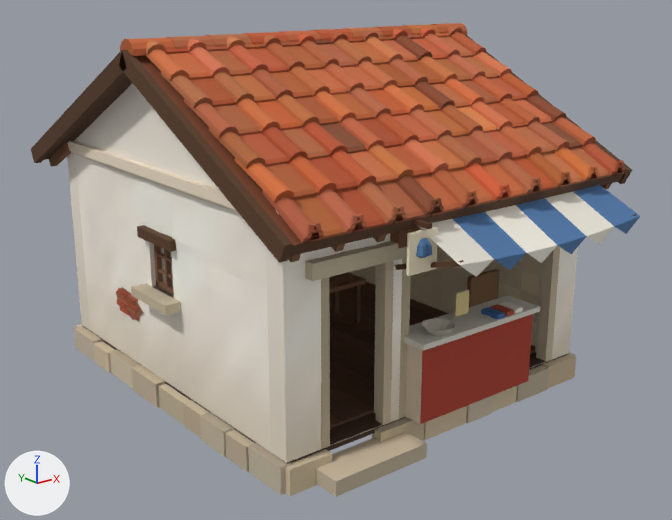
The glTF model godot/assets/kit/houses/shop_barber.glb as it was, and as the next commit left it.
The view is the same before and after, from a 50 mm camera at (-5.66, -7.41, 4.03) aimed at (-0.02, -0.37, 1.22). Every picture has the same lights, and +X, +Y and +Z are marked at lower left. The older version comes first. Vertices at exactly the same position are counted once.

The first picture shows 'House', 'Rooms', 'Walls'.
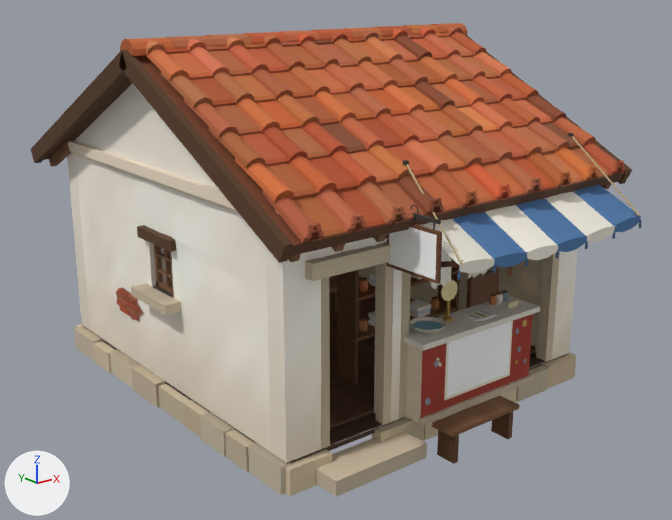
Boxes (x1, y1, x2, y2) around the edits, measured in the pictures (672 x 520 px; the box of a moved part takes in the faces that stretch with it):
'House', reshaped: before (31, 23, 640, 497); after (31, 23, 642, 497)
part 1 of me_house, added (brown): after (418, 375, 532, 426)
part 2 of me_house, added: after (444, 321, 513, 401)
part 3 of me_house, moved or reshaped: before (455, 290, 469, 317); after (425, 397, 431, 406)
part 4 of me_house, moved or reshaped (not visible afterwards): before (412, 219, 432, 229)
part 5 of me_house, added: after (507, 266, 512, 276)
part 6 of me_house, added: after (412, 321, 443, 332)
part 7 of me_house, added: after (446, 301, 450, 318)
part 8 of me_house, added: after (442, 316, 453, 322)
part 9 of me_house, added: after (441, 280, 458, 301)
part 10 of me_house, added: after (508, 300, 519, 308)
part 11 of me_house, added: after (413, 213, 441, 224)
part 12 of me_house, rebuilt: before (421, 319, 455, 336); after (410, 317, 446, 335)
part 13 of me_house, deleted: before (406, 227, 523, 320)
part 14 of me_house, built on: before (418, 185, 640, 277); after (387, 133, 642, 464)
part 15 of me_house, added: after (337, 259, 460, 384)
part 16 of me_house, edited (looks the same): (396, 214, 636, 418) in both

The change, as a list of edits to the scene's bpy script:
```text
Add mat_civcloth:
    mat_civcloth = bpy.data.materials.new('CivCloth')
    # uses the picture img_civ_white
Add mat_civwood:
    mat_civwood = bpy.data.materials.new('CivWood')
    # uses the picture img_civ_white
Add mat_civsign:
    mat_civsign = bpy.data.materials.new('CivSign')
    # uses the picture img_civ_white
Change me_house:
    used by ob_house; location = (0.0, 0.0, 0.0)
    remove me_house.from_pydata(...)  # 5027 vertices, 6467 faces; spans x -2.05..2.05, y -2.72..2.36, z -0.02..3.46
    add me_house.from_pydata(...)  # 7042 vertices, 9783 faces; spans x -2.05..2.05, y -2.74..2.36, z -0.02..3.46
    me_house part 1: a new loose piece, a box spanning x -0.52..0.952, y -2.17..-2.13, z 0.24..0.3, in mat_civkit
    me_house part 2: a new loose piece, a box spanning x -0.214..0.646, y -2.145..-2.139, z 0.3834..0.9734, in mat_civkit
    me_house part 3: the loose piece of 8 vertices spanning x 0.02..0.18, y -2.02..-2.0, z 1.08..1.3 is turned -19 degrees about the y axis through its middle and scaled by 0.297, then moved by (-0.52, -0.13, -0.75)
    me_house part 4: the loose piece of 8 vertices spanning x -0.78..-0.74, y -2.45..-1.95, z 2.12..2.16 is multiplied about its middle by the matrix ((-0.257, 0.0, 0.0), (0.0, -0.201, -0.161), (0.0, -0.161, 0.201)), then moved by (0.26, 0.22, -0.32)
    me_house part 5: a new loose piece, a box spanning x 0.6675..0.7275, y -2.033..-2.027, z 1.33..1.73, in mat_civkit
    me_house part 6: a new loose piece, a 12-sided cylinder along z spanning x -0.44..-0.16, y -2.13..-1.85, z 1.06..1.061, in mat_civkit
    me_house part 7: a new loose piece, a box spanning x 0.04..0.06, y -1.9..-1.88, z 1.01..1.19, in mat_civkit
    me_house part 8: a new loose piece, an 8-sided cut cone along z (radius 0.05 at the low end, 0.04 at the high end) spanning x 0.0..0.1, y -1.94..-1.84, z 1.01..1.03, in mat_civkit
    me_house part 9: a new loose piece, a 12-sided cylinder along y spanning x -0.05..0.15, y -1.902..-1.89, z 1.19..1.39, in mat_civkit
    me_house part 10: a new loose piece, a box spanning x 0.702..0.842, y -2.036..-2.024, z 1.01..1.06, in mat_civkit
    me_house part 11: a new loose piece, a box spanning x -0.793..-0.767, y -2.57..-1.95, z 2.187..2.213, in mat_civkit
    me_house part 12: the loose piece of 30 vertices spanning x -0.4..-0.1, y -2.21..-1.93, z 1.01..1.09 is rebuilt with 36 vertices and now spans x -0.46..-0.14, y -2.15..-1.83, z 1.01..1.09
    me_house part 13: 6 loose pieces with 70 vertices, spanning x -0.91..0.74, y -2.43..-1.97, z 1.01..2.09, are deleted
    me_house part 14: 20 vertices removed from x -0.7..1.64, y -2.72..-2.22, z 1.7..2.11; 1115 vertices added at x -0.81..1.68, y -2.74..-1.83, z 0.0..2.56
    me_house part 15: 760 vertices added at x -0.48..0.89, y -1.22..-0.96, z 0.24..1.65
    me_house part 16: 62 kept faces spanning x -0.67..1.62, y -2.71..-1.26, z 0.24..1.9 get new vertex colours; the middle colour goes from brown #5b3c23 to brown #563b24
    other edits to the shape of me_house do not show in these pictures
    add me_house.materials.append(mat_civwood)
    add me_house.materials.append(mat_civcloth)
    add me_house.materials.append(mat_civsign)
```
